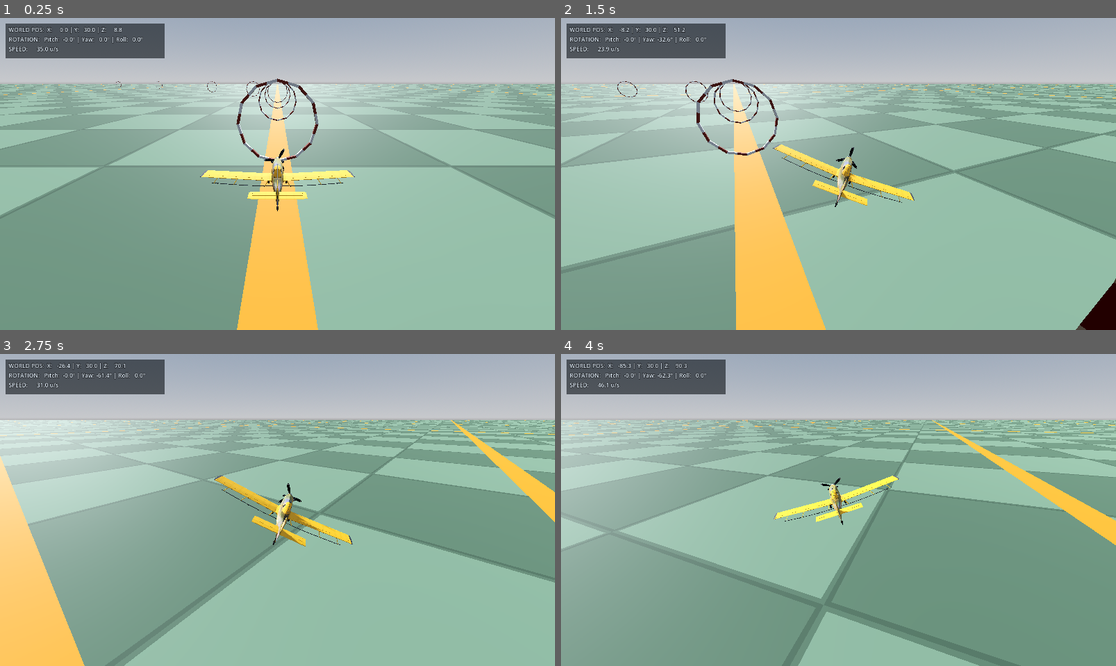
Above: before the commit, frames 1-4 (two rows, left to right).
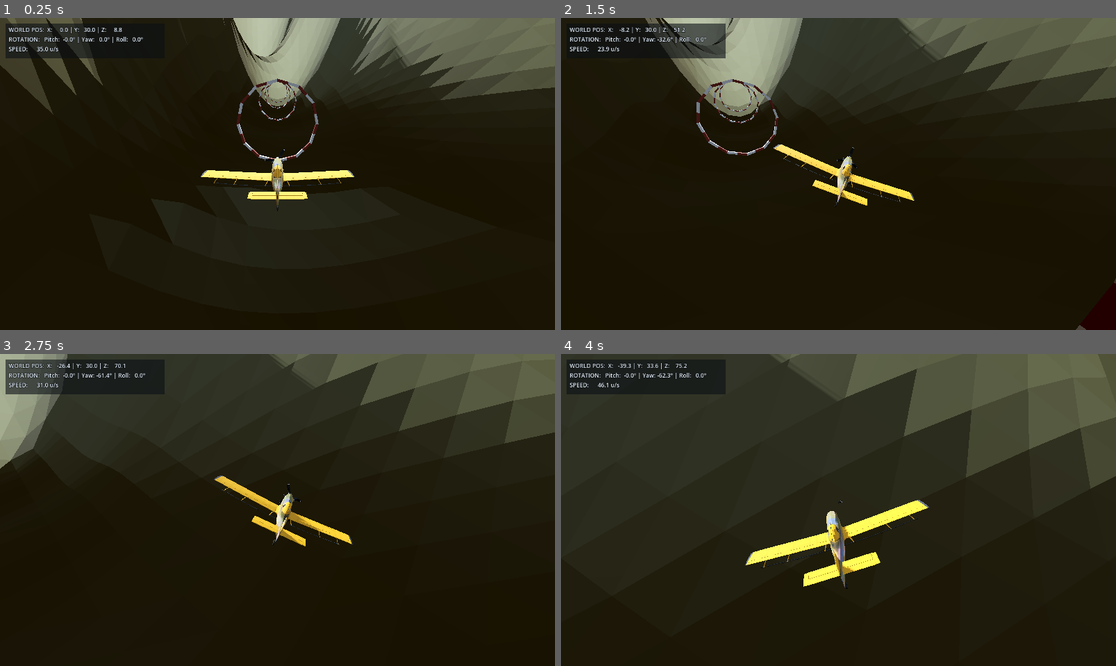
Above: after the commit, the same moments.

Repository: Nachiten/PlaneGame-Godot
Game: Godot game, scene res://Assets/NACHITEN/scenes/plane_scene.tscn
Two runs of this game, one before a commit and one after it. Both use one fixed random seed, a clock stepped at 60 frames per second and the inputs below.
Inputs:
- Up to frame 1 (0.25 s): no input
- Up to frame 2 (1.5 s): hold D (yaw_right) 0.53-1.28 s; tap Space at 0.77 s; hold Ctrl (brake) from 1.28 s (still down)
- Up to frame 3 (2.75 s): tap Space at 1.52 s; release Ctrl (brake) at 2.03 s; hold D (yaw_right) from 2.03 s (still down)
- Up to frame 4 (4 s): release D (yaw_right) at 2.78 s; hold Shift (accelerate) 2.78-3.53 s; tap Space at 3.02, 3.77 s; hold A (yaw_left) from 3.53 s (still down)

The runs differ from the first frame. In frame 1, 98% of the frame differs, in the area x 0-100%, y 0-100%; in frame 2, 97%; in frame 3, 98%; in frame 4, 100%.

Commit message:
Created procedural terrain

Diff:
--- a/Assets/NACHITEN/scenes/plane_scene.tscn
+++ b/Assets/NACHITEN/scenes/plane_scene.tscn
@@ -6,6 +6,7 @@
 [ext_resource type="Script" uid="uid://d1fximh51dxfx" path="res://Assets/NACHITEN/scripts/plane_controller.gd" id="4_plane_ctrl"]
 [ext_resource type="Material" uid="uid://dqwtfm7qx5lt1" path="res://Assets/NACHITEN/shaders/checkerboard_floor_material.tres" id="5_floor_mat"]
 [ext_resource type="Script" uid="uid://cw87ucib8v5j7" path="res://Assets/NACHITEN/scripts/smooth_camera.gd" id="6_smooth_cam"]
+[ext_resource type="Script" path="res://Assets/NACHITEN/scripts/procedural_terrain.gd" id="7_terrain"]
 
 [sub_resource type="ProceduralSkyMaterial" id="ProceduralSkyMaterial_sky01"]
 sky_horizon_color = Color(0.646, 0.654, 0.67, 1)
@@ -49,6 +50,9 @@
 
 [node name="CollisionShape3D" type="CollisionShape3D" parent="Floor/StaticBody3D" unique_id=1373883054]
 shape = SubResource("WorldBoundaryShape3D_floor")
+
+[node name="ProceduralTerrain" type="Node3D" parent="."]
+script = ExtResource("7_terrain")
 
 [node name="SM_Prop_Plane_Ring_01" parent="." unique_id=270654151 instance=ExtResource("1_lmd21")]
 transform = Transform3D(1, 0, 0, 0, 1, 0, 0, 0, 1, 0, 30, 35.326992)
--- /dev/null
+++ b/Assets/NACHITEN/scripts/procedural_terrain.gd
@@ -0,0 +1,236 @@
+extends Node3D
+
+## Generador de Terreno Procedural con Montañas
+## Esculpe cordilleras y valles de escala alpina en tiempo de ejecución
+## con triángulos pequeños estilizados (~6m) y colores vibrantes (valles verdes, roca y nieve).
+
+@export_group("Dimensiones")
+## Tamaño total del terreno en el mundo (X = ancho, Y = largo/profundidad)
+@export var terrain_size: Vector2 = Vector2(2400.0, 3800.0)
+## Desplazamiento del centro del terreno para cubrir la pista de aros
+@export var center_offset: Vector3 = Vector3(250.0, 0.0, 1900.0)
+## Resolución de la cuadrícula (X, Z). 380x580 genera triángulos de ~6 metros (más pequeños que el avión)
+@export var grid_resolution: Vector2i = Vector2i(380, 580)
+## Altura máxima de las cumbres montañosas (escala alpina monumental de casi 500m)
+@export var max_height: float = 460.0
+
+@export_group("Ruido Procedural")
+## Frecuencia del ruido (0.0016 genera cadenas montañosas majestuosas y valles amplios)
+@export var noise_frequency: float = 0.0016
+## Octavas fractales para rugosidad y detalle en las faldas
+@export var noise_octaves: int = 4
+## Semilla aleatoria
+@export var noise_seed: int = 1337
+
+@export_group("Cañón de Vuelo y Aros")
+## Radio protegido alrededor del punto de spawn inicial (0, 0)
+@export var spawn_clear_radius: float = 200.0
+## Si está activo, detecta automáticamente los aros y esculpe un cañón para que nunca queden enterrados
+@export var clear_rings_path: bool = true
+## Radio de despeje alrededor de cada aro
+@export var ring_clear_radius: float = 85.0
+
+@export_group("Visual y Física")
+## Estilo Low-Poly con caras facetadas
+@export var low_poly_shading: bool = true
+## Generar colisión tridimensional para que el avión pueda colisionar con las montañas
+@export var generate_collision: bool = true
+## Material del terreno con shader de pasto, roca y nieve
+@export var terrain_material: Material = preload("res://Assets/NACHITEN/shaders/mountain_terrain_material.tres")
+
+var _noise: FastNoiseLite = null
+var _mesh_instance: MeshInstance3D = null
+var _static_body: StaticBody3D = null
+var _collision_shape: CollisionShape3D = null
+var _ring_positions: Array[Vector3] = []
+
+
+func _ready() -> void:
+	_setup_nodes()
+	_init_noise()
+	_collect_ring_positions()
+	generate_terrain()
+
+
+func _setup_nodes() -> void:
+	_mesh_instance = find_child("TerrainMesh", false, false) as MeshInstance3D
+	if not _mesh_instance:
+		_mesh_instance = MeshInstance3D.new()
+		_mesh_instance.name = "TerrainMesh"
+		add_child(_mesh_instance)
+
+	if generate_collision:
+		_static_body = find_child("TerrainCollider", false, false) as StaticBody3D
+		if not _static_body:
+			_static_body = StaticBody3D.new()
+			_static_body.name = "TerrainCollider"
+			add_child(_static_body)
+
+		_collision_shape = _static_body.find_child("CollisionShape3D", false, false) as CollisionShape3D
+		if not _collision_shape:
+			_collision_shape = CollisionShape3D.new()
+			_collision_shape.name = "CollisionShape3D"
+			_static_body.add_child(_collision_shape)
+
+
+func _init_noise() -> void:
+	_noise = FastNoiseLite.new()
+	_noise.noise_type = FastNoiseLite.TYPE_SIMPLEX_SMOOTH
+	_noise.seed = noise_seed
+	_noise.frequency = noise_frequency
+	_noise.fractal_type = FastNoiseLite.FRACTAL_FBM
+	_noise.fractal_octaves = noise_octaves
+	_noise.fractal_gain = 0.45
+
+
+func _collect_ring_positions() -> void:
+	_ring_positions.clear()
+	var root := get_tree().current_scene if get_tree() else get_parent()
+	if not root:
+		return
+	for child in root.get_children():
+		if "Ring" in child.name and child is Node3D:
+			_ring_positions.append(child.global_position)
+
+
+## Genera la malla procedural de montañas y la colisión de alto rendimiento
+func generate_terrain() -> void:
+	var res_x: int = max(2, grid_resolution.x)
+	var res_z: int = max(2, grid_resolution.y)
+
+	var step_x: float = terrain_size.x / float(res_x - 1)
+	var step_z: float = terrain_size.y / float(res_z - 1)
+
+	var half_x: float = terrain_size.x * 0.5
+	var half_z: float = terrain_size.y * 0.5
+
+	# 1. Precalcular elevaciones en arrays contiguos para máximo rendimiento
+	var heights: Array = []
+	heights.resize(res_z)
+	for j in range(res_z):
+		var row := PackedFloat32Array()
+		row.resize(res_x)
+		var wz: float = center_offset.z - half_z + float(j) * step_z
+		for i in range(res_x):
+			var wx: float = center_offset.x - half_x + float(i) * step_x
+			row[i] = get_height_at(wx, wz)
+		heights[j] = row
+
+	# 2. Construir geometría optimizada mediante ArrayMesh directo
+	var quads_x: int = res_x - 1
+	var quads_z: int = res_z - 1
+	var num_vertices: int = quads_x * quads_z * 6
+
+	var verts := PackedVector3Array()
+	verts.resize(num_vertices)
+	var normals := PackedVector3Array()
+	normals.resize(num_vertices)
+
+	var idx: int = 0
+	for j in range(quads_z):
+		var z0: float = center_offset.z - half_z + float(j) * step_z
+		var z1: float = z0 + step_z
+		var row0: PackedFloat32Array = heights[j]
+		var row1: PackedFloat32Array = heights[j + 1]
+
+		for i in range(quads_x):
+			var x0: float = center_offset.x - half_x + float(i) * step_x
+			var x1: float = x0 + step_x
+
+			var p00 := Vector3(x0, row0[i], z0)
+			var p10 := Vector3(x1, row0[i + 1], z0)
+			var p01 := Vector3(x0, row1[i], z1)
+			var p11 := Vector3(x1, row1[i + 1], z1)
+
+			# Triángulo 1 (p00, p10, p11)
+			var n1: Vector3 = (p10 - p00).cross(p11 - p00).normalized()
+			verts[idx] = p00; normals[idx] = n1; idx += 1
+			verts[idx] = p10; normals[idx] = n1; idx += 1
+			verts[idx] = p11; normals[idx] = n1; idx += 1
+
+			# Triángulo 2 (p00, p11, p01)
+			var n2: Vector3 = (p11 - p00).cross(p01 - p00).normalized()
+			verts[idx] = p00; normals[idx] = n2; idx += 1
+			verts[idx] = p11; normals[idx] = n2; idx += 1
+			verts[idx] = p01; normals[idx] = n2; idx += 1
+
+	var arrays := []
+	arrays.resize(Mesh.ARRAY_MAX)
+	arrays[Mesh.ARRAY_VERTEX] = verts
+	arrays[Mesh.ARRAY_NORMAL] = normals
+
+	var mesh := ArrayMesh.new()
+	mesh.add_surface_from_arrays(Mesh.PRIMITIVE_TRIANGLES, arrays)
+	_mesh_instance.mesh = mesh
+
+	if terrain_material:
+		_mesh_instance.material_override = terrain_material
+
+	# 3. Colisión física (LOD optimizado a paso 2 para construcción instantánea del BVH)
+	if generate_collision and _collision_shape:
+		var col_quads_x: int = int(ceil(float(quads_x) / 2.0))
+		var col_quads_z: int = int(ceil(float(quads_z) / 2.0))
+		var col_num_verts: int = col_quads_x * col_quads_z * 6
+		var col_verts := PackedVector3Array()
+		col_verts.resize(col_num_verts)
+
+		var c_idx: int = 0
+		var j: int = 0
+		while j < quads_z:
+			var next_j: int = min(j + 2, quads_z)
+			var z0: float = center_offset.z - half_z + float(j) * step_z
+			var z1: float = center_offset.z - half_z + float(next_j) * step_z
+
+			var i: int = 0
+			while i < quads_x:
+				var next_i: int = min(i + 2, quads_x)
+				var x0: float = center_offset.x - half_x + float(i) * step_x
+				var x1: float = center_offset.x - half_x + float(next_i) * step_x
+
+				var p00 := Vector3(x0, heights[j][i], z0)
+				var p10 := Vector3(x1, heights[j][next_i], z0)
+				var p01 := Vector3(x0, heights[next_j][i], z1)
+				var p11 := Vector3(x1, heights[next_j][next_i], z1)
+
+				col_verts[c_idx] = p00; c_idx += 1
+				col_verts[c_idx] = p10; c_idx += 1
+				col_verts[c_idx] = p11; c_idx += 1
+
+				col_verts[c_idx] = p00; c_idx += 1
+				col_verts[c_idx] = p11; c_idx += 1
+				col_verts[c_idx] = p01; c_idx += 1
+
+				i += 2
+			j += 2
+
+		col_verts.resize(c_idx)
+		var shape := ConcavePolygonShape3D.new()
+		shape.set_faces(col_verts)
+		_collision_shape.shape = shape
+
+
+## Retorna la elevación Y en cualquier coordenada del mundo (x, z)
+func get_height_at(world_x: float, world_z: float) -> float:
+	var n: float = _noise.get_noise_2d(world_x, world_z) # [-1.0, 1.0]
+	var norm: float = (n + 1.0) * 0.5                   # [0.0, 1.0]
+	var h: float = pow(norm, 1.4) * max_height
+
+	# 1. Proteger zona de despegue (spawn del avión en 0, 0)
+	var dist_spawn: float = Vector2(world_x, world_z).length()
+	if dist_spawn < spawn_clear_radius:
+		var spawn_factor: float = clampf(dist_spawn / spawn_clear_radius, 0.0, 1.0)
+		spawn_factor = spawn_factor * spawn_factor * (3.0 - 2.0 * spawn_factor)
+		h *= spawn_factor
+
+	# 2. Cañón automático alrededor de los aros
+	if clear_rings_path and _ring_positions.size() > 0:
+		for ring_pos in _ring_positions:
+			var d_ring: float = Vector2(world_x - ring_pos.x, world_z - ring_pos.z).length()
+			if d_ring < ring_clear_radius:
+				var ring_factor: float = clampf(d_ring / ring_clear_radius, 0.0, 1.0)
+				ring_factor = ring_factor * ring_factor * (3.0 - 2.0 * ring_factor)
+				# La altura máxima permitida bajo el aro es al menos 14m por debajo
+				var max_allowed: float = maxf(0.0, ring_pos.y - 14.0)
+				h = minf(h, lerpf(max_allowed, h, ring_factor))
+
+	return h
--- /dev/null
+++ b/Assets/NACHITEN/shaders/mountain_terrain.gdshader
@@ -0,0 +1,58 @@
+shader_type spatial;
+render_mode diffuse_lambert, specular_schlick_ggx;
+
+// Shader procedural para terreno de montañas estilizado Low-Poly
+// Colores vibrantes: pasto verde en valles, faldas boscosas, roca en laderas y nieve en cumbres altas
+
+// Paleta de colores vibrante (estilo Low-Poly estilizado)
+uniform vec4 valley_color : source_color = vec4(0.35, 0.72, 0.25, 1.0);   // Pasto verde brillante visible
+uniform vec4 foothill_color : source_color = vec4(0.22, 0.50, 0.20, 1.0); // Bosque / faldas de montaña
+uniform vec4 rock_color : source_color = vec4(0.48, 0.44, 0.40, 1.0);     // Roca cálida de montaña
+uniform vec4 snow_color : source_color = vec4(0.96, 0.98, 1.0, 1.0);     // Nieve blanca resplandeciente
+
+// Umbrales de Elevación (calibrados para montañas de hasta ~480m)
+uniform float grass_max_height : hint_range(0.0, 300.0) = 140.0;
+uniform float foothill_blend : hint_range(5.0, 100.0) = 40.0;
+uniform float rock_start_height : hint_range(50.0, 400.0) = 220.0;
+uniform float rock_blend : hint_range(10.0, 100.0) = 50.0;
+uniform float snow_start_height : hint_range(150.0, 500.0) = 310.0;
+uniform float snow_blend : hint_range(10.0, 100.0) = 40.0;
+
+// Umbral de acantilado: solo paredes verticales muestran roca en cotas bajas
+uniform float cliff_slope_threshold : hint_range(0.0, 1.0) = 0.30;
+
+varying float v_world_y;
+varying vec3 v_world_normal;
+
+void vertex() {
+	v_world_y = (MODEL_MATRIX * vec4(VERTEX, 1.0)).y;
+	v_world_normal = normalize((MODEL_MATRIX * vec4(NORMAL, 0.0)).xyz);
+}
+
+void fragment() {
+	float flatness = clamp(v_world_normal.y, 0.0, 1.0);
+
+	// 1. Capa verde de pasto a bosque/faldas
+	float foothill_factor = smoothstep(grass_max_height - foothill_blend, grass_max_height + foothill_blend, v_world_y);
+	vec3 green_layer = mix(valley_color.rgb, foothill_color.rgb, foothill_factor);
+
+	// 2. Transición a roca por altura
+	float rock_by_height = smoothstep(rock_start_height, rock_start_height + rock_blend, v_world_y);
+
+	// Acantilados casi verticales muestran roca
+	float cliff_factor = 1.0 - smoothstep(cliff_slope_threshold - 0.15, cliff_slope_threshold + 0.10, flatness);
+
+	float to_rock = clamp(max(rock_by_height, cliff_factor * 0.85), 0.0, 1.0);
+	vec3 terrain_base = mix(green_layer, rock_color.rgb, to_rock);
+
+	// 3. Nieve en las cimas altas
+	float snow_by_height = smoothstep(snow_start_height, snow_start_height + snow_blend, v_world_y);
+	float snow_adhesion = smoothstep(0.15, 0.45, flatness);
+	float to_snow = clamp(snow_by_height * snow_adhesion, 0.0, 1.0);
+
+	vec3 final_color = mix(terrain_base, snow_color.rgb, to_snow);
+
+	ALBEDO = final_color;
+	ROUGHNESS = mix(0.9, 0.5, to_snow);
+	SPECULAR = 0.15;
+}
--- /dev/null
+++ b/Assets/NACHITEN/shaders/mountain_terrain_material.tres
@@ -0,0 +1,7 @@
+[gd_resource type="ShaderMaterial" load_steps=2 format=3]
+
+[ext_resource type="Shader" path="res://Assets/NACHITEN/shaders/mountain_terrain.gdshader" id="1_shader"]
+
+[resource]
+render_priority = 0
+shader = ExtResource("1_shader")
Not shown, added: Assets/NACHITEN/scripts/procedural_terrain.gd.uid
Not shown, added: Assets/NACHITEN/shaders/mountain_terrain.gdshader.uid
Not shown, changed: AGENTS.md
Not shown, added: docs/procedural_terrain.md
